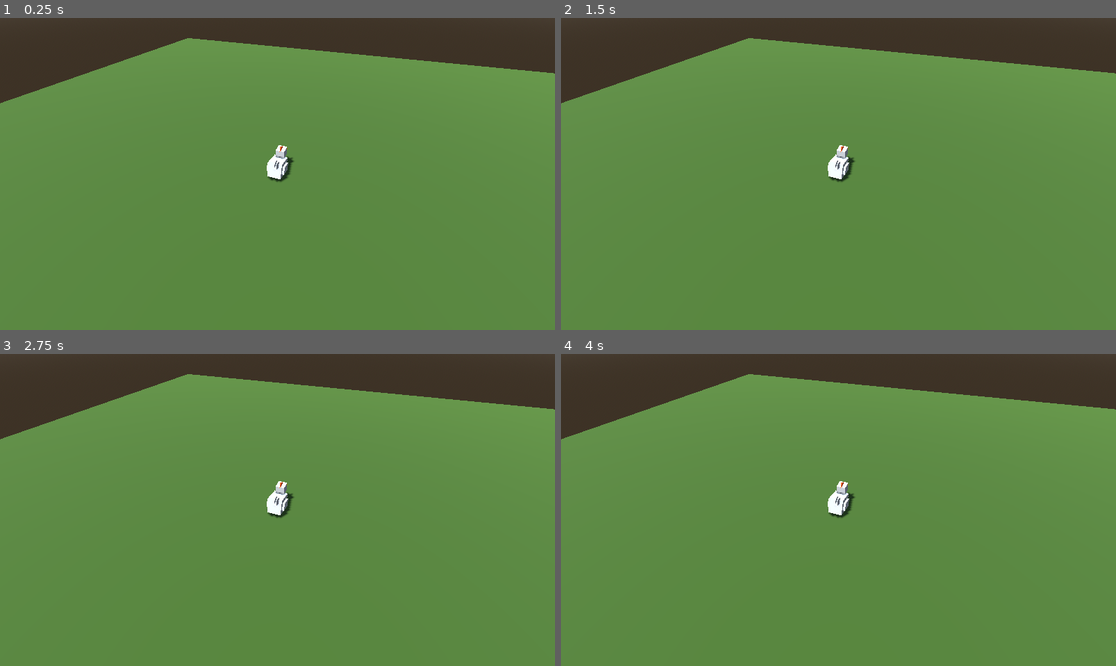
Above: before the commit, frames 1-4 (two rows, left to right).
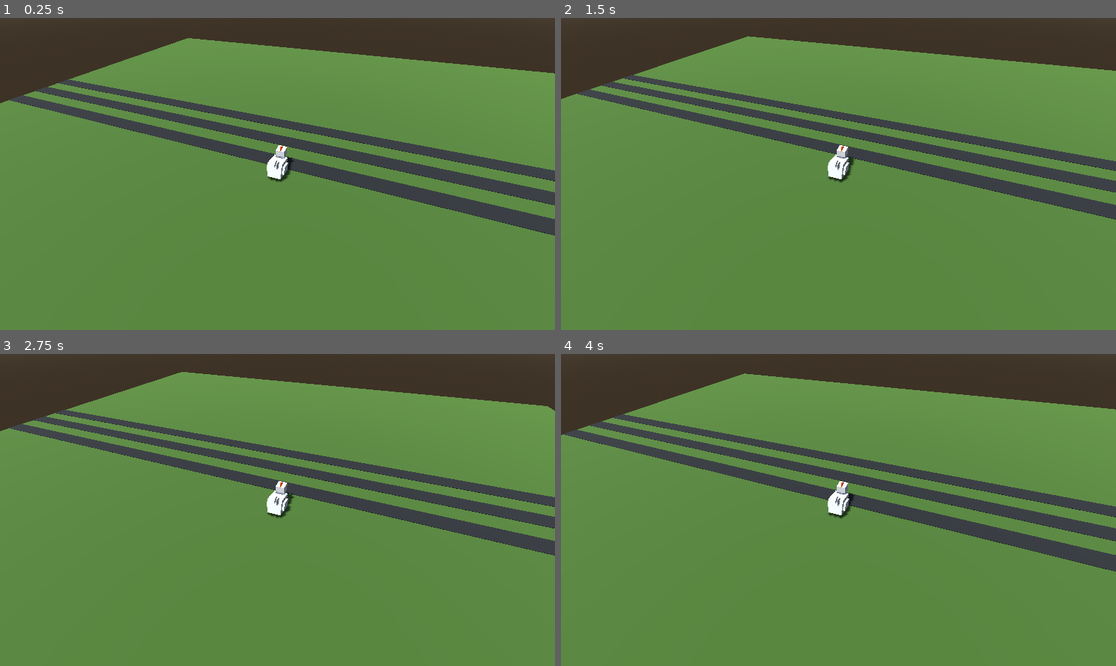
Above: after the commit, the same moments.

Repository: Wyatt-Hart/danger-xing
Game: Godot game, scene res://Main/Main.tscn
Same seed, same stepped clock (60 frames per second), same inputs: the game is played once before the commit and once after it.
Inputs:
- Up to frame 1 (0.25 s): no input
- Up to frame 2 (1.5 s): tap Enter at 0.5 s; hold D (move_right, bound only after the commit) 0.53-1.28 s; tap Space at 1.25 s; hold S (move_backward, bound only after the commit) from 1.28 s (still down)
- Up to frame 3 (2.75 s): tap Enter at 2 s; release S (move_backward, bound only after the commit) at 2.03 s; hold D (move_right, bound only after the commit) from 2.03 s (still down)
- Up to frame 4 (4 s): tap Space at 2.75 s; release D (move_right, bound only after the commit) at 2.78 s; hold W (move_forward, bound only after the commit) 2.78-3.53 s; tap Enter at 3.5 s; hold A (move_left, bound only after the commit) from 3.53 s (still down)

The runs differ from the first frame. In frame 1, 9.0% of the frame differs, in the area x 1-100%, y 19-70%; in frame 2, 8.8%; in frame 3, 9.1%; in frame 4, 9.4%, in the area x 0-100%, y 6-70%.

Commit message:
Added player movement; Attached Camera rig to player

Diff:
--- a/Code/Chicken/Chicken.gd
+++ b/Code/Chicken/Chicken.gd
@@ -7,6 +7,12 @@
 	pass # Replace with function body.
 
 
-# Called every frame. 'delta' is the elapsed time since the previous frame.
 func _process(delta: float) -> void:
-	pass
+	if Input.is_action_just_pressed("move_left"):
+		position.x += 1
+	elif Input.is_action_just_pressed("move_right"):
+		position.x -= 1
+	elif Input.is_action_just_pressed("move_forward"):
+		position.z += 1
+	elif Input.is_action_just_pressed("move_backward"):
+		position.z -= 1
--- a/Code/Chicken/Chicken.tscn
+++ b/Code/Chicken/Chicken.tscn
@@ -10,7 +10,7 @@
 [sub_resource type="StandardMaterial3D" id="StandardMaterial3D_kahpe"]
 albedo_color = Color(0.91866046, 0.705592, 3.85046e-07, 1)
 
-[node name="Chicken" type="Node3D" unique_id=1642498313]
+[node name="Chicken" type="Node3D" unique_id=448137431]
 script = ExtResource("1_13h8f")
 
 [node name="Body" type="MeshInstance3D" parent="." unique_id=1413175171]
@@ -46,3 +46,9 @@
 [node name="Tail2" type="MeshInstance3D" parent="." unique_id=1451650917]
 transform = Transform3D(0.3, 0, 0, 0, 0.24175593, -0.0764059, 0, 0.06367158, 0.29010713, 0, 0.87147737, -0.6657765)
 mesh = SubResource("BoxMesh_13h8f")
+
+[node name="Rig" type="Node3D" parent="." unique_id=621048925]
+transform = Transform3D(0.9396926, 0, 0.34202012, 0, 1, 0, -0.34202012, 0, 0.9396926, 0, -0.5, 0)
+
+[node name="Camera3D" type="Camera3D" parent="Rig" unique_id=117909800]
+transform = Transform3D(-1.0000001, 7.4505806e-08, -7.4505806e-08, 0, 0.70710677, 0.7071069, 8.940697e-08, 0.70710695, -0.7071068, 0, 8, -8)
--- a/Code/Main/Main.tscn
+++ b/Code/Main/Main.tscn
@@ -20,6 +20,11 @@
 
 [sub_resource type="BoxMesh" id="BoxMesh_ps1la"]
 
+[sub_resource type="StandardMaterial3D" id="StandardMaterial3D_83ytx"]
+albedo_color = Color(0.076041035, 0.076041035, 0.076041035, 1)
+
+[sub_resource type="BoxMesh" id="BoxMesh_amygn"]
+
 [node name="Main" type="Node" unique_id=1391425956]
 script = ExtResource("1_lxy7q")
 
@@ -38,8 +43,17 @@
 material_override = SubResource("StandardMaterial3D_amygn")
 mesh = SubResource("BoxMesh_ps1la")
 
-[node name="Rig" type="Node3D" parent="." unique_id=240912887]
-transform = Transform3D(0.9396926, 0, 0.34202012, 0, 1, 0, -0.34202012, 0, 0.9396926, 0, 0, 0)
+[node name="Road" type="MeshInstance3D" parent="." unique_id=663479426]
+transform = Transform3D(50, 0, 0, 0, 0.15, 0, 0, 0, 1, 0, 0, 1)
+material_override = SubResource("StandardMaterial3D_83ytx")
+mesh = SubResource("BoxMesh_amygn")
 
-[node name="Camera3D" type="Camera3D" parent="Rig" unique_id=798869460]
-transform = Transform3D(-1.0000001, 7.4505806e-08, -7.4505806e-08, 0, 0.70710677, 0.7071069, 8.940697e-08, 0.70710695, -0.7071068, 0, 8, -8)
+[node name="Road2" type="MeshInstance3D" parent="." unique_id=83908664]
+transform = Transform3D(50, 0, 0, 0, 0.15, 0, 0, 0, 1, 0, 0, 3)
+material_override = SubResource("StandardMaterial3D_83ytx")
+mesh = SubResource("BoxMesh_amygn")
+
+[node name="Road3" type="MeshInstance3D" parent="." unique_id=548283402]
+transform = Transform3D(50, 0, 0, 0, 0.15, 0, 0, 0, 1, 0, 0, 5)
+material_override = SubResource("StandardMaterial3D_83ytx")
+mesh = SubResource("BoxMesh_amygn")
--- a/Code/project.godot
+++ b/Code/project.godot
@@ -28,6 +28,38 @@
 naming/scene_name_casing=1
 naming/script_name_casing=1
 
+[input]
+
+move_forward={
+"deadzone": 0.2,
+"events": [Object(InputEventKey,"resource_local_to_scene":false,"resource_name":"","device":-1,"window_id":0,"alt_pressed":false,"shift_pressed":false,"ctrl_pressed":false,"meta_pressed":false,"pressed":false,"keycode":0,"physical_keycode":87,"key_label":0,"unicode":119,"location":0,"echo":false,"script":null)
+, Object(InputEventKey,"resource_local_to_scene":false,"resource_name":"","device":-1,"window_id":0,"alt_pressed":false,"shift_pressed":false,"ctrl_pressed":false,"meta_pressed":false,"pressed":false,"keycode":0,"physical_keycode":4194320,"key_label":0,"unicode":0,"location":0,"echo":false,"script":null)
+]
+}
+move_backward={
+"deadzone": 0.2,
+"events": [Object(InputEventKey,"resource_local_to_scene":false,"resource_name":"","device":-1,"window_id":0,"alt_pressed":false,"shift_pressed":false,"ctrl_pressed":false,"meta_pressed":false,"pressed":false,"keycode":0,"physical_keycode":83,"key_label":0,"unicode":115,"location":0,"echo":false,"script":null)
+, Object(InputEventKey,"resource_local_to_scene":false,"resource_name":"","device":-1,"window_id":0,"alt_pressed":false,"shift_pressed":false,"ctrl_pressed":false,"meta_pressed":false,"pressed":false,"keycode":0,"physical_keycode":4194322,"key_label":0,"unicode":0,"location":0,"echo":false,"script":null)
+]
+}
+move_left={
+"deadzone": 0.2,
+"events": [Object(InputEventKey,"resource_local_to_scene":false,"resource_name":"","device":-1,"window_id":0,"alt_pressed":false,"shift_pressed":false,"ctrl_pressed":false,"meta_pressed":false,"pressed":false,"keycode":0,"physical_keycode":65,"key_label":0,"unicode":97,"location":0,"echo":false,"script":null)
+, Object(InputEventKey,"resource_local_to_scene":false,"resource_name":"","device":-1,"window_id":0,"alt_pressed":false,"shift_pressed":false,"ctrl_pressed":false,"meta_pressed":false,"pressed":false,"keycode":0,"physical_keycode":4194319,"key_label":0,"unicode":0,"location":0,"echo":false,"script":null)
+]
+}
+move_right={
+"deadzone": 0.2,
+"events": [Object(InputEventKey,"resource_local_to_scene":false,"resource_name":"","device":-1,"window_id":0,"alt_pressed":false,"shift_pressed":false,"ctrl_pressed":false,"meta_pressed":false,"pressed":false,"keycode":0,"physical_keycode":68,"key_label":0,"unicode":100,"location":0,"echo":false,"script":null)
+, Object(InputEventKey,"resource_local_to_scene":false,"resource_name":"","device":-1,"window_id":0,"alt_pressed":false,"shift_pressed":false,"ctrl_pressed":false,"meta_pressed":false,"pressed":false,"keycode":0,"physical_keycode":4194321,"key_label":0,"unicode":0,"location":0,"echo":false,"script":null)
+]
+}
+pause={
+"deadzone": 0.2,
+"events": [Object(InputEventKey,"resource_local_to_scene":false,"resource_name":"","device":-1,"window_id":0,"alt_pressed":false,"shift_pressed":false,"ctrl_pressed":false,"meta_pressed":false,"pressed":false,"keycode":0,"physical_keycode":4194305,"key_label":0,"unicode":0,"location":0,"echo":false,"script":null)
+]
+}
+
 [physics]
 
 common/enable_pause_aware_picking=true
Not shown, changed: Code/gdd.md
